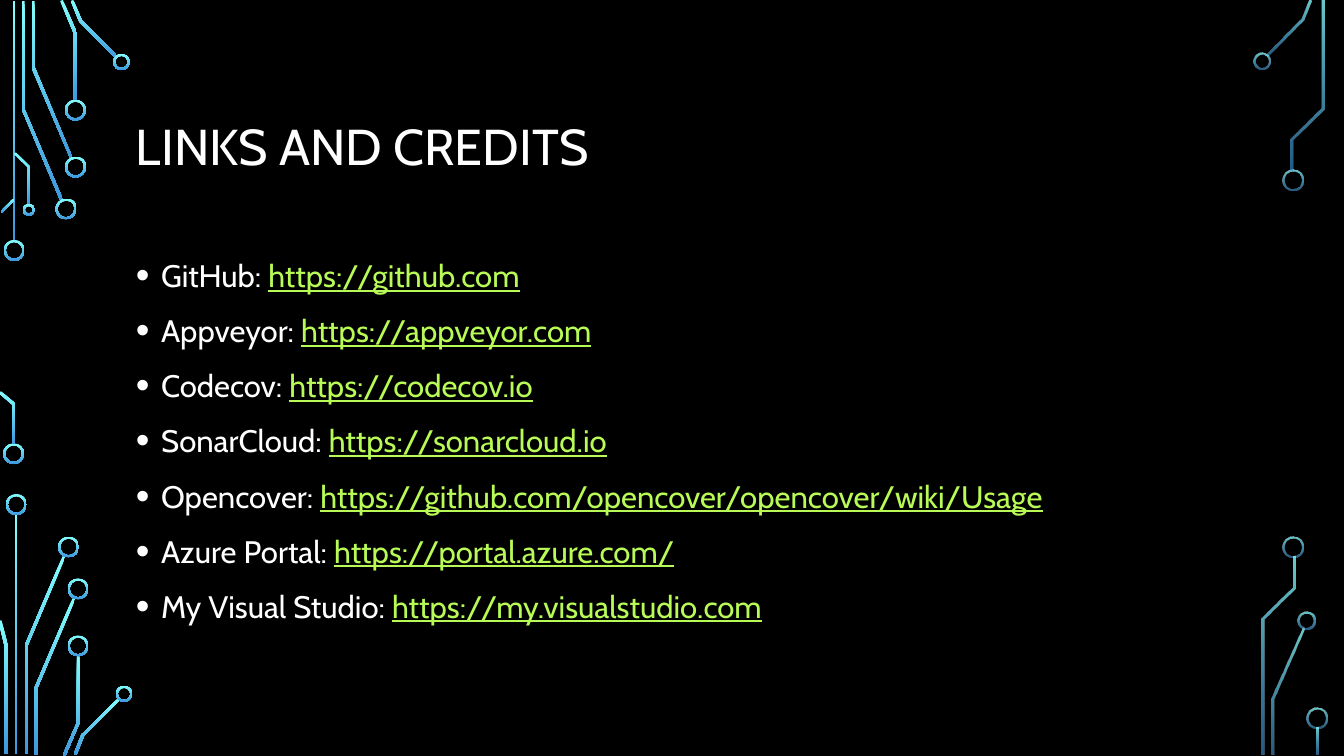
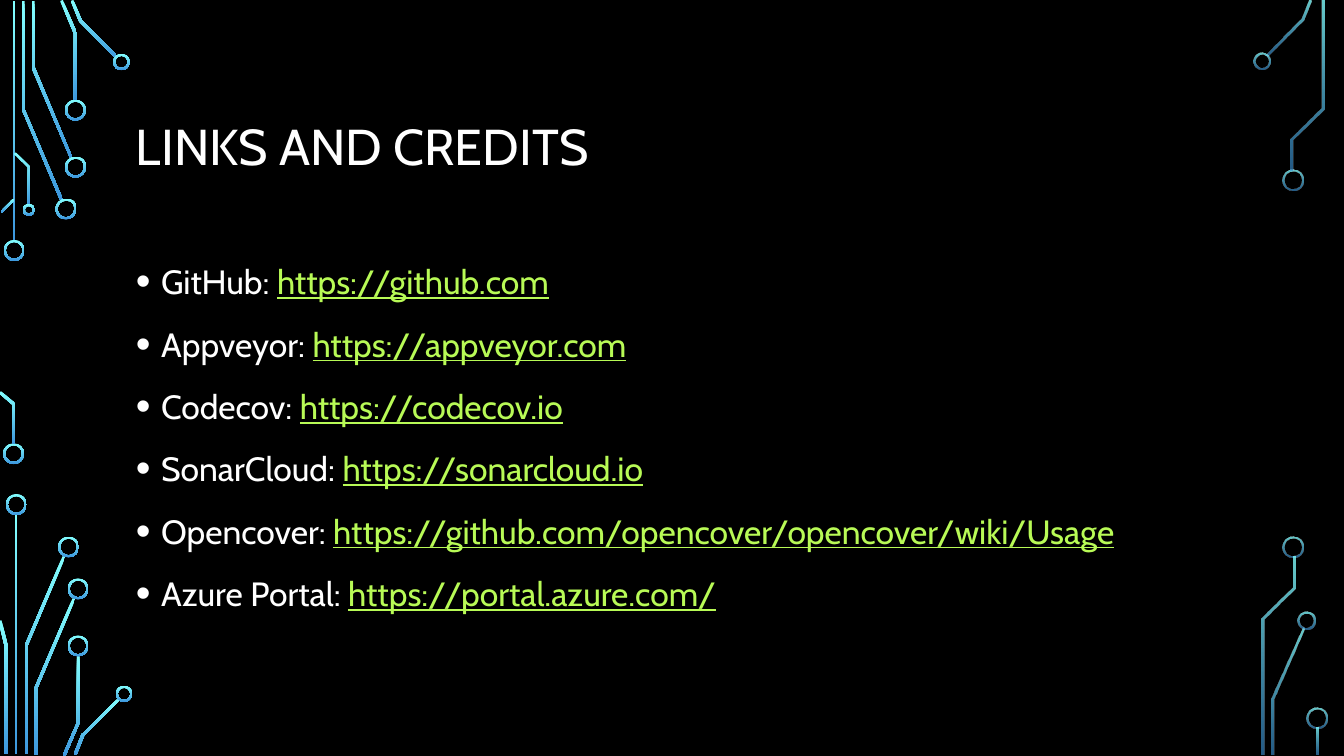
Before and after one commit to CedricAgoda/opensource-ci, a slide deck: slide 45 of Presentation/Full Open-Source CI.pptx. Drawn at 1344x756 pixels with LibreOffice and Linux fonts; fonts in the diff are those of the drawing; background and template pictures are left out. Boxes give left, top, right and bottom in pixels: in the first picture for what was removed or moved away, otherwise in the second. Text is boxed around its words. In the diff, an @@ line names an element or a change of style, - is before the commit and + after.

Commit message:
Improve Azure script and yaml

```diff
--- a/Presentation/Full Open-Source CI.pptx
+++ b/Presentation/Full Open-Source CI.pptx
@@ text "GitHub: https://github.com" at (161,268,1114,614): size 22.2 to 24 pt; line spacing 1.1 to 1.2 @@
@@ text at (161,594,762,625): paragraph removed @@
-• My Visual Studio: https://my.visualstudio.com
```
Also in this commit, not shown: 5 other slides changed, 5 slides added, 5 slides removed, 4 other files.
